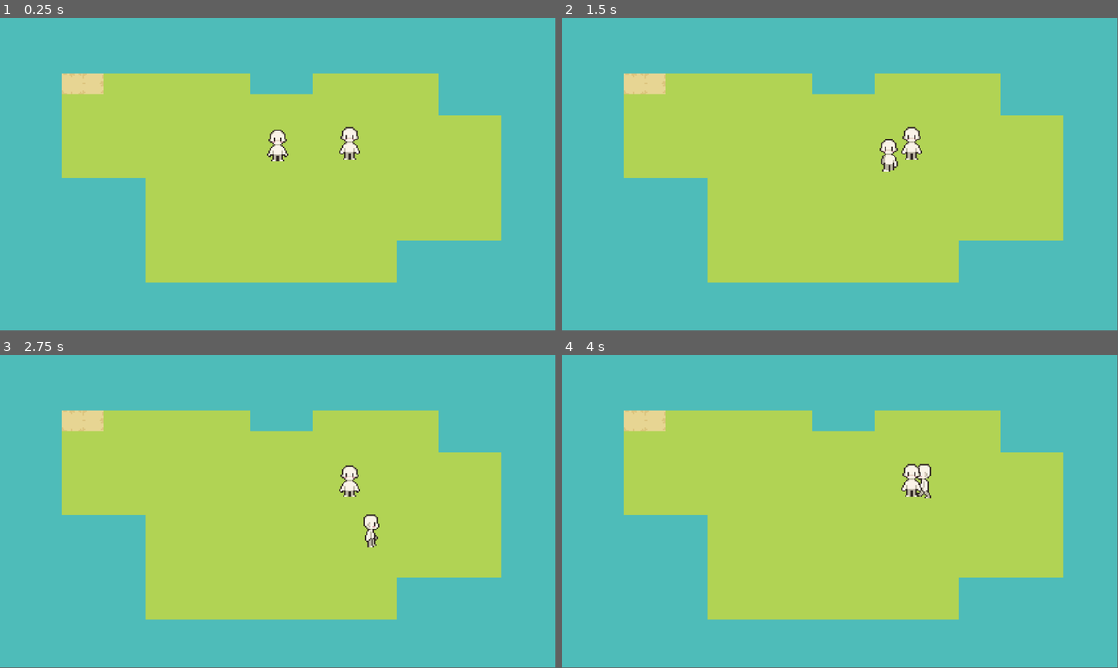
Above: before the commit, frames 1-4 (two rows, left to right).
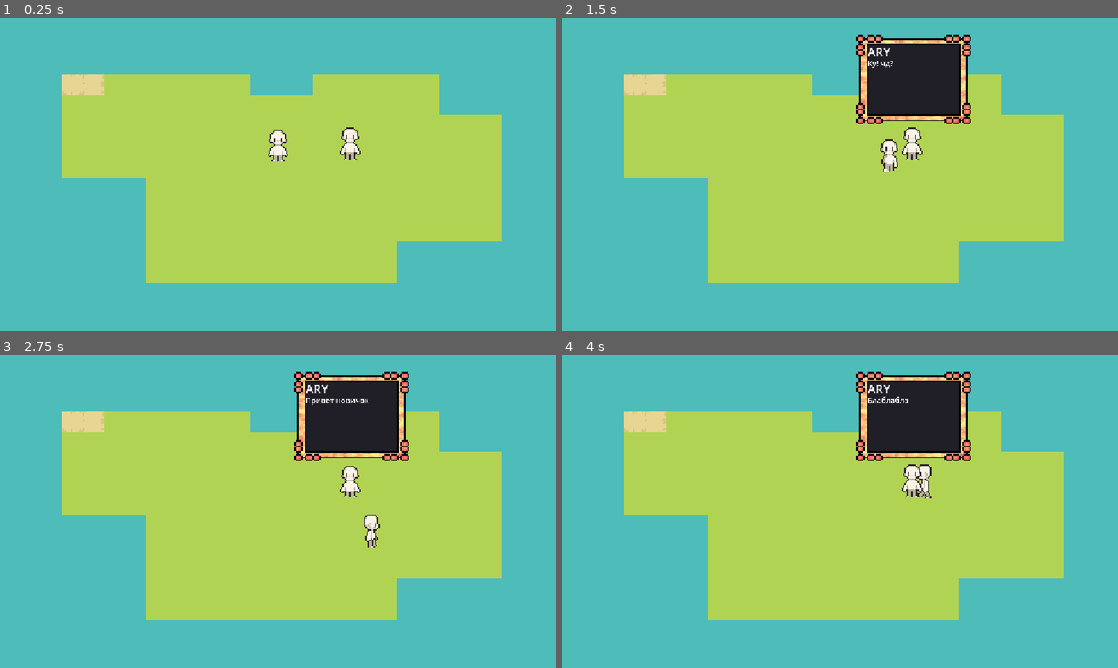
Above: after the commit, the same moments.

Repository: almoof/geopolar_game_ai_edition
Game: Godot game, scene res://scenes/main.tscn
The game is run twice, just before and just after one commit, with the same random seed, the same clock (stepped at 60 frames per second) and the same inputs.
Inputs:
- Up to frame 1 (0.25 s): no input
- Up to frame 2 (1.5 s): hold D (right) 0.53-1.28 s; hold F (interact) 0.53-1.28 s; hold S (down) from 1.28 s (still down); tap F (interact) at 1.35 s
- Up to frame 3 (2.75 s): release S (down) at 2.03 s; hold D (right) from 2.03 s (still down); hold F (interact) from 2.03 s (still down)
- Up to frame 4 (4 s): release D (right) at 2.78 s; release F (interact) at 2.78 s; hold W (up) 2.78-3.53 s; tap F (interact) at 2.85 s; hold A (left) from 3.53 s (still down); hold F (interact) from 3.53 s (still down)
In our replay, the window is 799x449 before the commit and 800x450 after it. These sizes can differ from the game's own. Grey fills any space a smaller window leaves; there, only what the larger window draws over its background counts as a difference.

The runs differ from the first frame. In frame 1, 0.7% of the frame differs, in the area x 11-91%, y 17-85%; in frame 2, 6.1%; in frame 3, 6.1%, in the area x 11-91%, y 5-85%; in frame 4, 6.1%.

Commit message:
Finish dialogue
no idea what's happening in the code -_-

Diff:
--- /dev/null
+++ b/dialogue/ary_dialogue.json
@@ -0,0 +1,7 @@
+[
+	{"name": "ARY", "text": "Ку! чд?"},
+	{"name": "ARY", "text": "Привет новичок"},
+	{"name": "ARY", "text": "Добро пожаловать в ПРГ"},
+	{"name": "ARY", "text": "Блаблабла"},
+	{"name": "ARY", "text": "Пока"}
+]
--- /dev/null
+++ b/dialogue/dialogue.gd
@@ -0,0 +1,39 @@
+extends Control
+
+
+@export_file("*.json") var d_file
+
+var dialogue = []
+var id = -1
+var d_active = false
+signal dialogue_finished
+
+func _ready() -> void:
+	$NinePatchRect.visible = false
+
+func start():
+	if d_active:
+		return
+	d_active = true
+	$NinePatchRect.visible = true
+	dialogue = load_dialogue()
+	next_script()
+
+func load_dialogue():
+	var file = FileAccess.open("res://dialogue/ary_dialogue.json", FileAccess.READ)
+	var content = JSON.parse_string(file.get_as_text())
+	return content
+
+func _input(event: InputEvent) -> void:
+	if event.is_action_pressed("interact") and d_active:
+		next_script()
+
+func next_script():
+	id += 1
+	if id >= len(dialogue): # here script ends
+		d_active = false
+		$NinePatchRect.visible = false
+		emit_signal("dialogue_finished")
+	else:
+		$NinePatchRect/Name.text = dialogue[id]['name']
+		$NinePatchRect/Text.text = dialogue[id]['text']
--- a/dialogue/dialogue.json
+++ /dev/null
@@ -1,4 +0,0 @@
-[
-	{"name": "ARY", "text": "Ку! чд?"},
-	{"name": "ARY", "text": "Привет новичок"},
-]
--- a/dialogue/dialogue.tscn
+++ b/dialogue/dialogue.tscn
@@ -1,33 +1,38 @@
 [gd_scene format=3 uid="uid://cjf7qatukqkv3"]
 
 [ext_resource type="Texture2D" uid="uid://boklrxj2wmxrm" path="res://sprites/Border All 1.png" id="1_k0ki1"]
+[ext_resource type="Script" uid="uid://b4k4hpgbnfwry" path="res://dialogue/dialogue.gd" id="1_vigd0"]
 
 [node name="Dialogue" type="Control" unique_id=773974450]
 layout_mode = 3
 anchors_preset = 0
-offset_right = 40.0
-offset_bottom = 40.0
+offset_right = 62.0
+offset_bottom = 55.0
+script = ExtResource("1_vigd0")
 
 [node name="NinePatchRect" type="NinePatchRect" parent="." unique_id=943453980]
 layout_mode = 0
-offset_right = 158.0
-offset_bottom = 122.0
+offset_right = 89.0
+offset_bottom = 68.0
 texture = ExtResource("1_k0ki1")
 region_rect = Rect2(0, -0.09308624, 64.52618, 64.49087)
 
 [node name="Name" type="RichTextLabel" parent="NinePatchRect" unique_id=1389724513]
 layout_mode = 0
-offset_left = 18.0
-offset_top = 10.0
-offset_right = 82.0
-offset_bottom = 44.0
+offset_left = 9.0
+offset_top = 6.0
+offset_right = 112.50877
+offset_bottom = 49.85965
+scale = Vector2(0.35, 0.35)
+theme_override_font_sizes/normal_font_size = 26
 text = "Name:"
 
 [node name="Text" type="RichTextLabel" parent="NinePatchRect" unique_id=1427444755]
 layout_mode = 0
-offset_left = 20.0
-offset_top = 29.0
-offset_right = 138.0
-offset_bottom = 108.0
-theme_override_font_sizes/normal_font_size = 12
+offset_left = 9.0
+offset_top = 17.0
+offset_right = 329.93024
+offset_bottom = 217.00003
+scale = Vector2(0.215, 0.215)
+theme_override_font_sizes/normal_font_size = 27
 text = "Text....."
--- a/project.godot
+++ b/project.godot
@@ -14,6 +14,10 @@
 run/main_scene="res://scenes/main.tscn"
 config/features=PackedStringArray("4.6", "Forward Plus")
 config/icon="res://icon.svg"
+
+[display]
+
+window/stretch/mode="canvas_items"
 
 [input]
 
--- a/scenes/main.tscn
+++ b/scenes/main.tscn
@@ -3,6 +3,7 @@
 [ext_resource type="Texture2D" uid="uid://330s2cmkbgjh" path="res://sprites/Grass.png" id="1_0wfyh"]
 [ext_resource type="PackedScene" uid="uid://b5ikk3akf05u8" path="res://scenes/player.tscn" id="2_sugp2"]
 [ext_resource type="PackedScene" uid="uid://dgoqdkbhu35qo" path="res://scenes/npc.tscn" id="3_sugp2"]
+[ext_resource type="PackedScene" uid="uid://cjf7qatukqkv3" path="res://dialogue/dialogue.tscn" id="4_jyhfs"]
 
 [sub_resource type="TileSetAtlasSource" id="TileSetAtlasSource_0xm2m"]
 texture = ExtResource("1_0wfyh")
@@ -31,3 +32,11 @@
 
 [node name="NPC" parent="." unique_id=1598529223 instance=ExtResource("3_sugp2")]
 position = Vector2(476, 194)
+
+[node name="Dialogue" parent="." unique_id=773974450 instance=ExtResource("4_jyhfs")]
+offset_left = 433.0
+offset_top = 115.0
+offset_right = 473.0
+offset_bottom = 155.0
+
+[connection signal="dialogue_finished" from="Dialogue" to="NPC" method="_on_dialogue_dialogue_finished"]
--- a/scenes/npc.gd
+++ b/scenes/npc.gd
@@ -10,6 +10,7 @@
 func _input(event: InputEvent) -> void:
 	if isInArea and event.is_action_pressed("interact"):
 		print("youu")
+		$"../Dialogue".start()
 
 func _on_area_2d_body_entered(body: Node2D) -> void:
 	if body.name == "Player":
@@ -18,3 +19,7 @@
 func _on_area_2d_body_exited(body: Node2D) -> void:
 	if body.name == "Player":
 		isInArea = false
+
+
+func _on_dialogue_dialogue_finished() -> void:
+	print("finished")
Not shown, added: dialogue/dialogue.gd.uid
